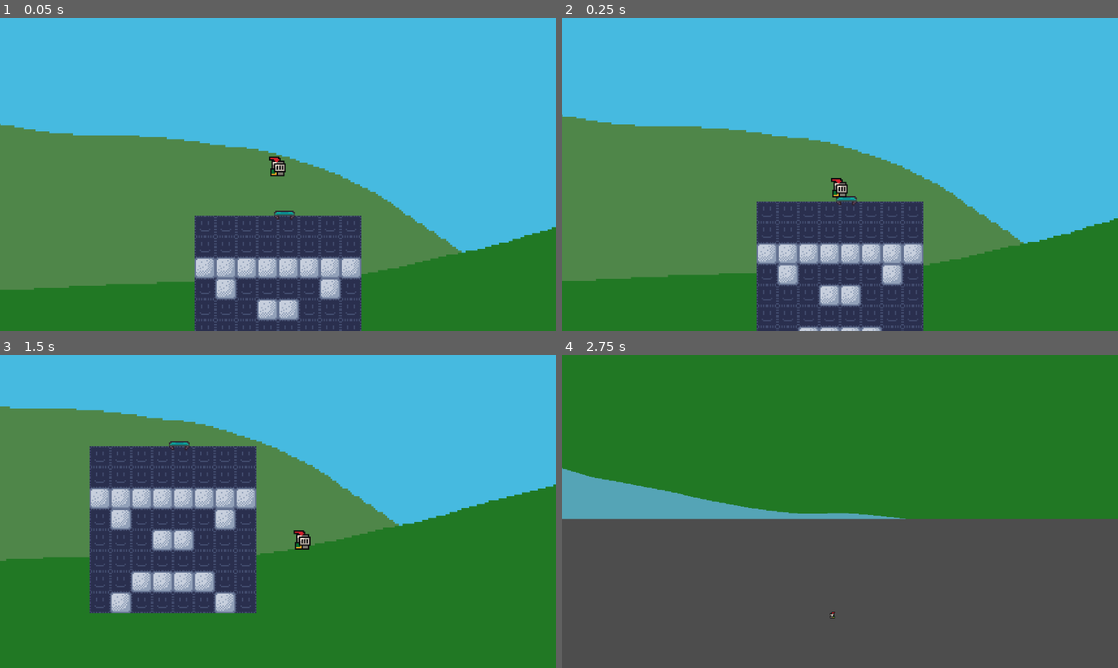
Above: before the commit, frames 1-4 (two rows, left to right).
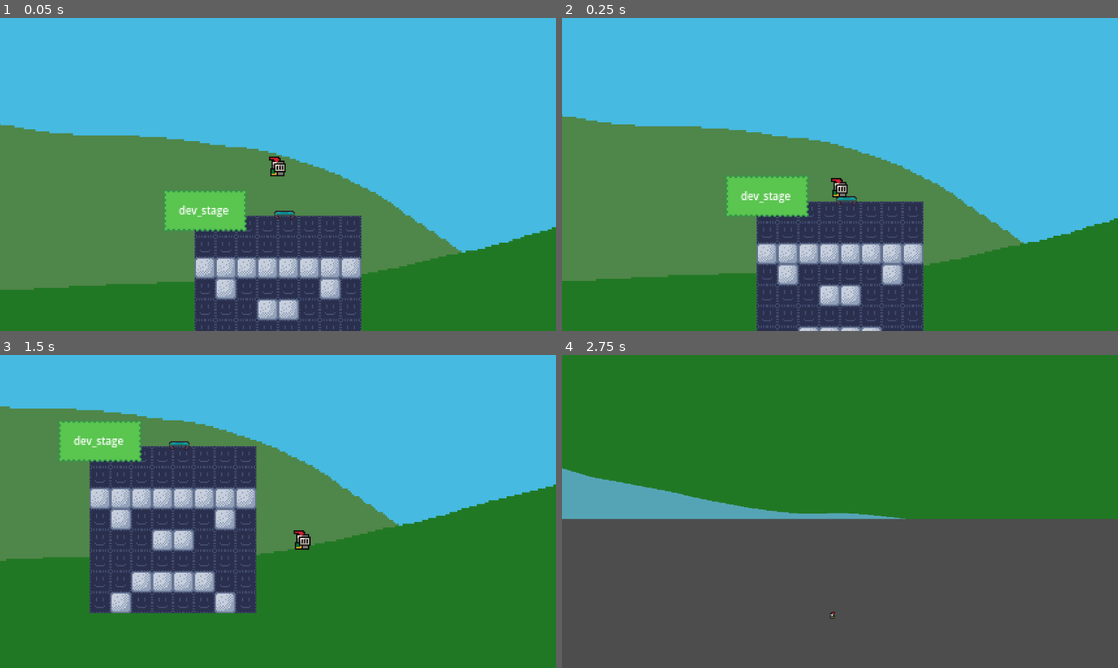
Above: after the commit, the same moments.

Repository: MushroomManToad/GMTKJam2024
Game: Godot game, scene res://scenes/global/game.tscn
Two runs of this game, one before a commit and one after it. Both use one fixed random seed, a clock stepped at 60 frames per second and the inputs below.
Inputs (mouse positions are in pixels of both pictures, inside the frame that each line leads up to):
- Up to frame 1 (0.05 s): no input
- Up to frame 2 (0.25 s): no input
- Up to frame 3 (1.5 s): move the mouse to (400, 495) at 0.52 s; press the mouse at (400, 495) at 0.53 s; hold Right (Right) from 0.53 s (still down); move the mouse to (166, 527) at 1.27 s; release the mouse at (166, 527) at 1.28 s; tap Space (Space) at 1.35 s
- Up to frame 4 (2.75 s): move the mouse to (895, 442) at 2.02 s; release Right (Right) at 2.03 s; hold Left (Left) from 2.03 s (still down); hold F (Zoom) from 2.03 s (still down)

The runs differ from the first frame. In frame 1, 1.9% of the frame differs, in the area x 29-45%, y 54-69%; in frame 2, 1.9%; in frame 3, 1.9%, in the area x 10-26%, y 20-35%; in frame 4, nothing differs.

Commit message:
Test thing

Diff:
--- a/gmtk2024/scenes/stages/kristen_test_scene.tscn
+++ b/gmtk2024/scenes/stages/kristen_test_scene.tscn
@@ -1,7 +1,8 @@
-[gd_scene load_steps=3 format=4 uid="uid://kg5o7bhjiuab"]
+[gd_scene load_steps=4 format=4 uid="uid://kg5o7bhjiuab"]
 
 [ext_resource type="TileSet" uid="uid://c6sbug5hr28jf" path="res://tilesets/tileset_toad_dev.tres" id="1_licr2"]
 [ext_resource type="PackedScene" uid="uid://c2fuwxxyo25yp" path="res://scenes/assets/dev/dev_one_way.tscn" id="2_0tm1i"]
+[ext_resource type="PackedScene" uid="uid://dh7totc25gyx8" path="res://scenes/assets/clickable_scene_loader.tscn" id="3_28jqa"]
 
 [node name="KristenTestScene" type="Node2D"]
 
@@ -18,3 +19,7 @@
 
 [node name="DevOneWay" parent="TileMap" instance=ExtResource("2_0tm1i")]
 position = Vector2(5, -12)
+
+[node name="ClickableSceneLoader" parent="." instance=ExtResource("3_28jqa")]
+position = Vector2(-56, -20)
+scene_id = "dev_stage"
